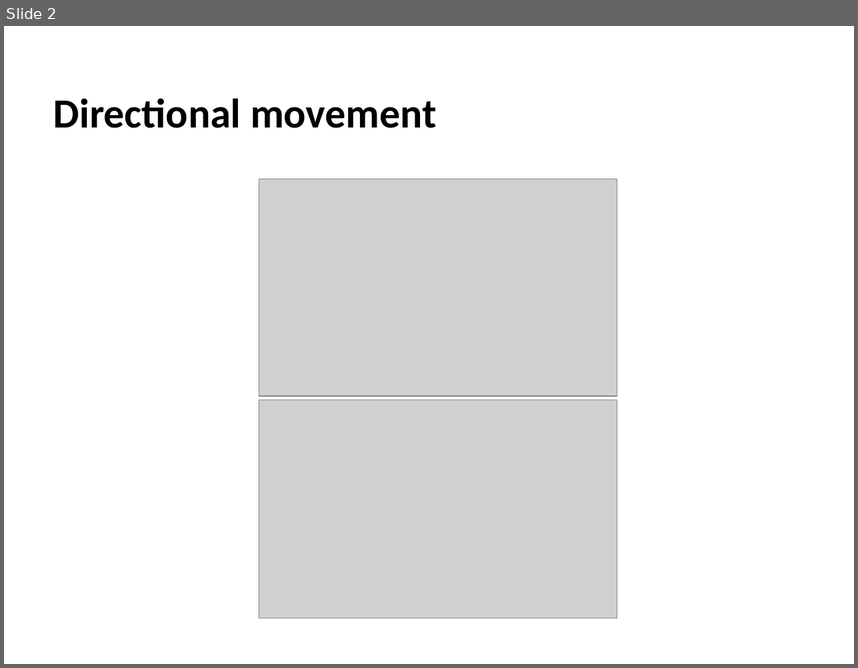
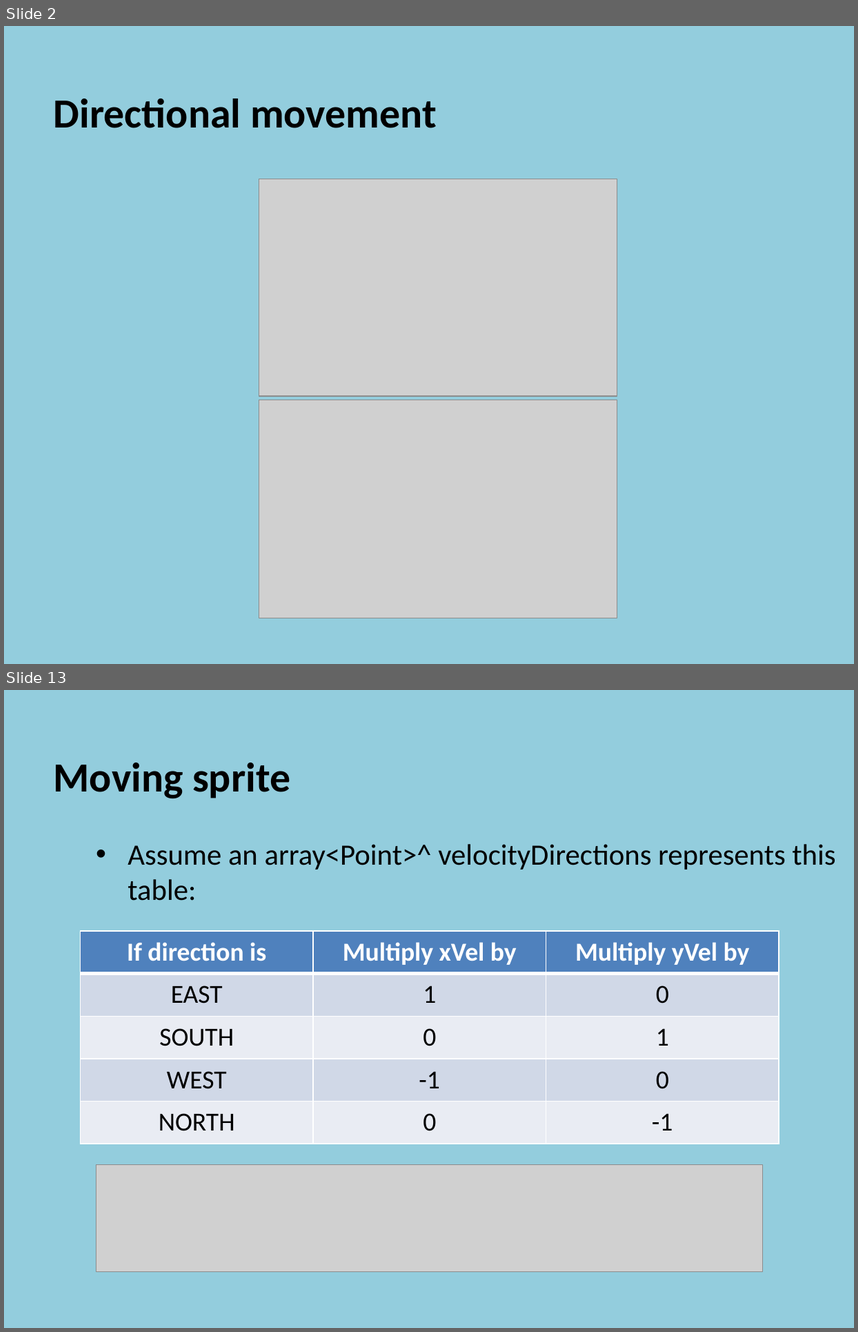
Before and after one commit to szetko/course-materials, a slide deck: Programming 4/05.1 Directional Sprites/05.1 Directional Sprites.pptx. Shown one above the other, each under a label of ours: slide 2 before the commit, slides 2 and 13 after it; the slides between them are not shown. The pictures are 858x668 and 858x1332 pixels, drawn with LibreOffice and Linux fonts; fonts in the diff are those of the drawing; grey boxes stand for pictures. Boxes give left, top, right and bottom in pixels: in the first picture for what was removed or moved away, otherwise in the second. Text is boxed around its words. In the diff, an @@ line names an element or a change of style, - is before the commit and + after.

Commit message:
Update 05.1 Directional Sprites PP

```diff
--- a/Programming 4/05.1 Directional Sprites/05.1 Directional Sprites.pptx
+++ b/Programming 4/05.1 Directional Sprites/05.1 Directional Sprites.pptx
@@ slide 13 added at box(4, 690, 854, 1328), background #93CDDD @@
@@ text added at box(54, 762, 835, 900), 25 pt, text #000000 @@
+  Moving sprite
+    • Assume an array<Point>^ velocityDirections represents this table:
@@ table added at box(81, 931, 780, 1143), 5 rows, 3 columns @@
+If direction is | Multiply xVel by | Multiply yVel by
+EAST | 1 | 0
+SOUTH | 0 | 1
+WEST | -1 | 0
+NORTH | 0 | -1
@@ picture added at box(96, 1164, 763, 1272) @@
@@ slide 2 changed as well @@
@@ background #FFFFFF to #93CDDD @@
```
Also in this commit, not shown: 1 other slide changed, 14 other slides added, 1 slide removed.
